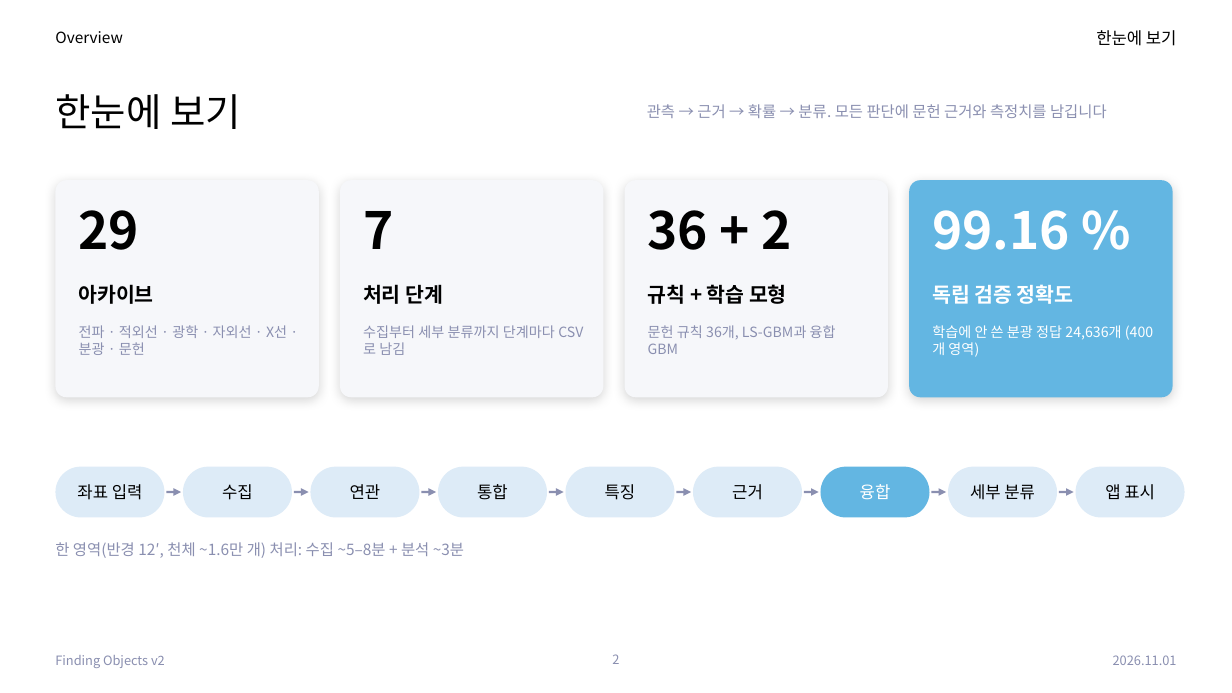
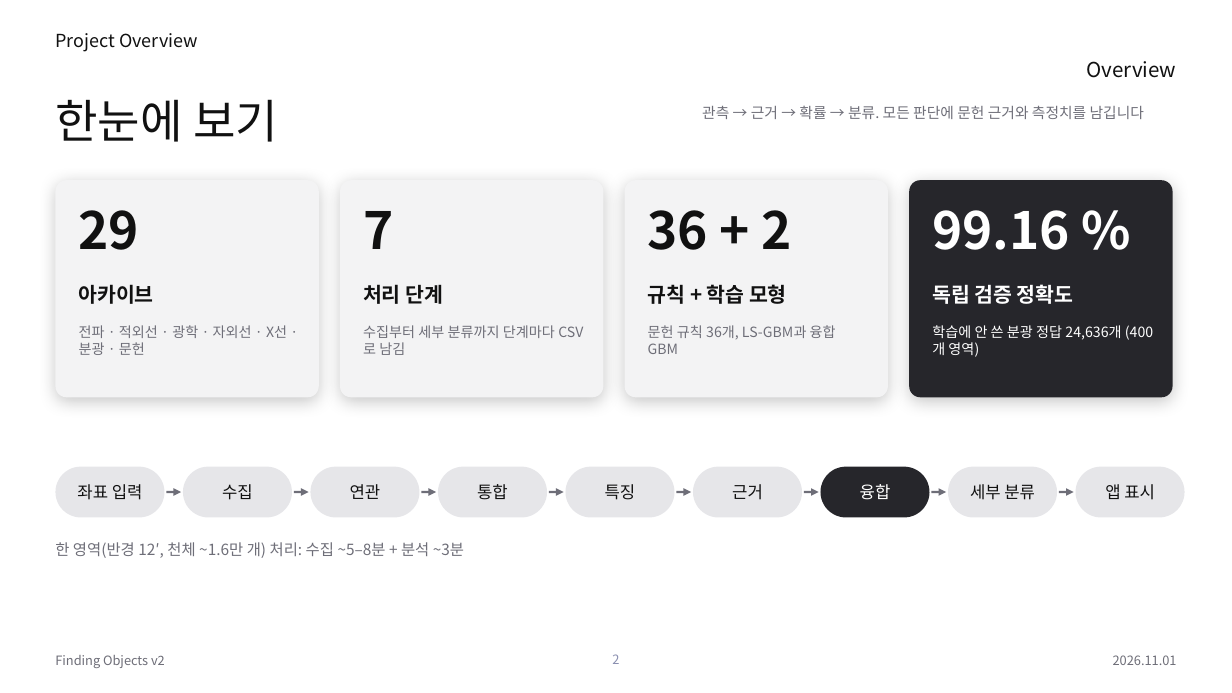
Before and after one commit to Pinchpeach/Finding_objects, a slide deck: slide 2 of v2/document/PIPELINE_STACK_v2.44.0.pptx. Drawn at 1232x693 pixels with LibreOffice and Linux fonts; fonts in the diff are those of the drawing. Boxes give left, top, right and bottom in pixels: in the first picture for what was removed or moved away, otherwise in the second. Text is boxed around its words. In the diff, an @@ line names an element or a change of style, - is before the commit and + after.

```diff
--- a/v2/document/PIPELINE_STACK_v2.44.0.pptx
+++ b/v2/document/PIPELINE_STACK_v2.44.0.pptx
@@ text at <box>55,33,198,52</box>: text changed; size 12 to 14 pt; text colour #000000 to #111111 @@
-Overview
+Project Overview
@@ title "한눈에 보기" at <box>55,99,278,142</box>: size 30 to 36 pt, text colour #000000 to #111111 @@
@@ text at <box>1087,61,1177,78</box>: text changed; size 13 to 16 pt; text colour #000000 to #111111 @@
-한눈에 보기
+Overview
@@ text "관측 → 근거 → 확률 ...": place and size @@
-text "관측 → 근거 → 확률 ..." at <box>647,104,1107,118</box>
+text "관측 → 근거 → 확률 ..." at <box>702,106,1144,119</box>
@@ text "관측 → 근거 → 확률 ..." at <box>702,106,1144,119</box>: size 12 to 11.5 pt, text colour #8A8FB0 to #6E6E78; vertical alignment middle to top @@
@@ fill #F6F7FA to #F3F3F4; shadow changed in 3 elements at <box>340,180,604,397</box>, <box>625,180,888,397</box>, <box>55,180,319,397</box> @@
@@ rounded rectangle at <box>909,180,1173,397</box>: fill #63B6E2 to #26262B; shadow changed @@
@@ fill #DDEBF7 to #E6E6E9 in 8 elements at <box>183,467,292,518</box>, <box>311,467,420,518</box>, <box>438,467,547,518</box>, <box>566,467,675,518</box>, <box>693,467,802,518</box>, <box>948,467,1057,518</box>, <box>1076,467,1185,518</box>, <box>55,467,165,518</box> @@
@@ rounded rectangle at <box>821,467,930,518</box>: fill #63B6E2 to #26262B @@
@@ text colour #000000 to #111111 in 14 elements at <box>79,210,140,250</box>, <box>79,284,154,304</box>, <box>363,211,393,249</box>, <box>363,284,443,304</box>, <box>648,210,792,250</box>, <box>648,284,787,304</box>, <box>77,484,143,500</box>, <box>222,484,253,500</box>, <box>350,484,381,499</box>, <box>477,484,508,500</box>, <box>605,484,636,500</box>, <box>732,484,763,500</box>, <box>970,484,1035,500</box>, <box>1105,484,1155,500</box> @@
@@ arrow (166, 493) - (181, 493): stroke #8A8FB0 1.75 pt to #6E6E78 1.75 pt @@
@@ arrow (294, 493) - (309, 493): stroke #8A8FB0 1.75 pt to #6E6E78 1.75 pt @@
@@ arrow (421, 493) - (436, 493): stroke #8A8FB0 1.75 pt to #6E6E78 1.75 pt @@
@@ arrow (549, 493) - (564, 493): stroke #8A8FB0 1.75 pt to #6E6E78 1.75 pt @@
@@ arrow (677, 493) - (691, 493): stroke #8A8FB0 1.75 pt to #6E6E78 1.75 pt @@
@@ arrow (804, 493) - (819, 493): stroke #8A8FB0 1.75 pt to #6E6E78 1.75 pt @@
@@ arrow (932, 493) - (946, 493): stroke #8A8FB0 1.75 pt to #6E6E78 1.75 pt @@
@@ arrow (1059, 493) - (1074, 493): stroke #8A8FB0 1.75 pt to #6E6E78 1.75 pt @@
@@ text colour #8A8FB0 to #6E6E78 in 6 elements at <box>79,325,287,355</box>, <box>363,325,555,355</box>, <box>648,325,836,354</box>, <box>55,542,464,558</box>, <box>55,655,165,668</box>, <box>1113,655,1177,665</box> @@
```
Also in this commit, not shown: 11 other slides changed, 1 other file.
